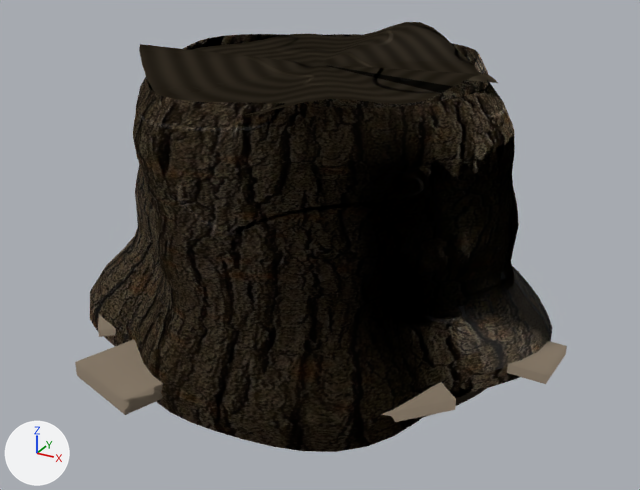
The glTF model public/assets/stump-b/stump.gltf as it was, and as the next commit left it.
Camera for both pictures: a 50 mm lens placed at (0.686, -1.242, 0.306), pointed at (0.02, -0.032, -0.3). The lights are fixed; the arrows at lower left show +X, +Y and +Z. The older version comes first.

Objects in the first picture: 'stump'.
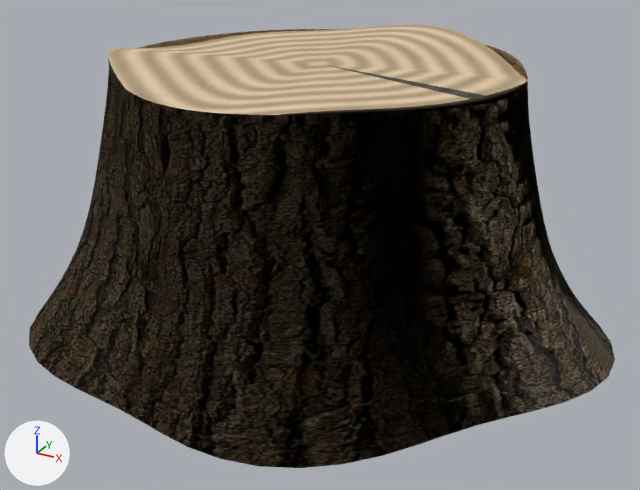
What changed in the scene script:
```text
Change me_stump:
    used by ob_stump; location = (0.0, 0.0, 0.0)
    remove me_stump.from_pydata(...)  # 1034 vertices, 1800 faces; spans x -0.412..0.435, y -0.439..0.431, z -0.45..0.035
    add me_stump.from_pydata(...)  # 1011 vertices, 1960 faces; spans x -0.468..0.509, y -0.456..0.486, z -0.431..0.022
    me_stump part 1: the loose piece of 840 vertices spanning x -0.397..0.406, y -0.391..0.408, z -0.45..0.0 is rebuilt with 954 vertices and now spans x -0.468..0.509, y -0.456..0.486, z -0.431..0.022
    me_stump part 2: the loose piece of 57 vertices spanning x -0.286..0.286, y -0.275..0.275, z -0.023..0.035 is rebuilt with 57 vertices and now spans x -0.333..0.334, y -0.323..0.312, z -0.02
    me_stump part 3: 11 loose pieces with 137 vertices, spanning x -0.412..0.435, y -0.439..0.431, z -0.45..-0.405, are deleted
```

What differs and where, as boxes (x1, y1, x2, y2) in the pictures (640 x 490 px):
'stump', reshaped (19% wider)
    before: (75, 22, 567, 452)
    after: (29, 24, 615, 468)
part 1 of me_stump, rebuilt (27% wider, 6% taller)
    before: (90, 34, 552, 452)
    after: (29, 24, 615, 468)
part 2 of me_stump, rebuilt (not visible afterwards)
    before: (139, 22, 498, 116)
part 3 of me_stump, deleted (mostly hidden)
    before: (75, 271, 567, 422)
